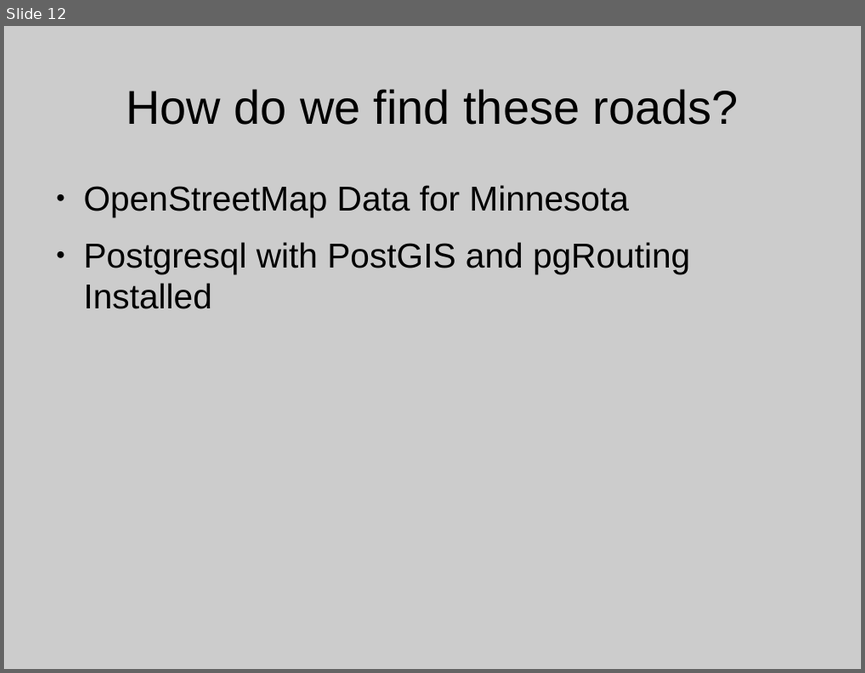
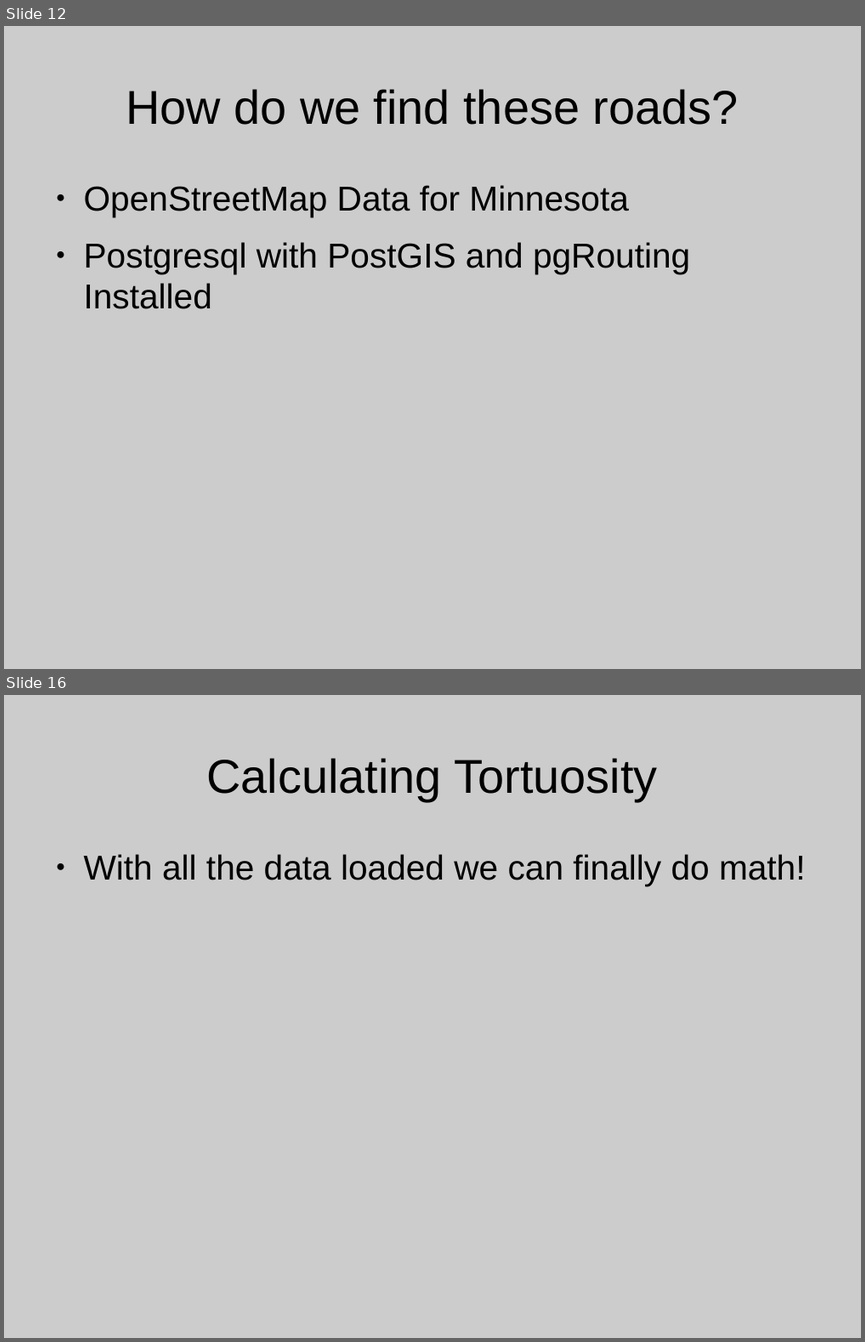
Before and after one commit to theduckylittle/routing-for-fun, a slide deck: UMGEOCON Presentation.odp. Shown one above the other, each under a label of ours: slide 12 before the commit, slides 12 and 16 after it; the slides between them are not shown. The pictures are 865x673 and 865x1342 pixels, drawn with LibreOffice and Linux fonts; fonts in the diff are those of the drawing; background and template pictures are left out. Boxes give left, top, right and bottom in pixels: in the first picture for what was removed or moved away, otherwise in the second. Text is boxed around its words. In the diff, an @@ line names an element or a change of style, - is before the commit and + after.

```diff
--- a/UMGEOCON Presentation.odp
+++ b/UMGEOCON Presentation.odp
@@ slide 16 added at [4, 695, 861, 1338], background #CCCCCC @@
@@ title added at [207, 758, 657, 801], 44 pt, text #000000 @@
+Calculating Tortuosity
@@ text added at [84, 854, 806, 886], 32 pt, text #000000 @@
+● With all the data loaded we can finally do math!
```
Also in this commit, not shown: 11 other slides added, 1 slide removed, 1 other file.
